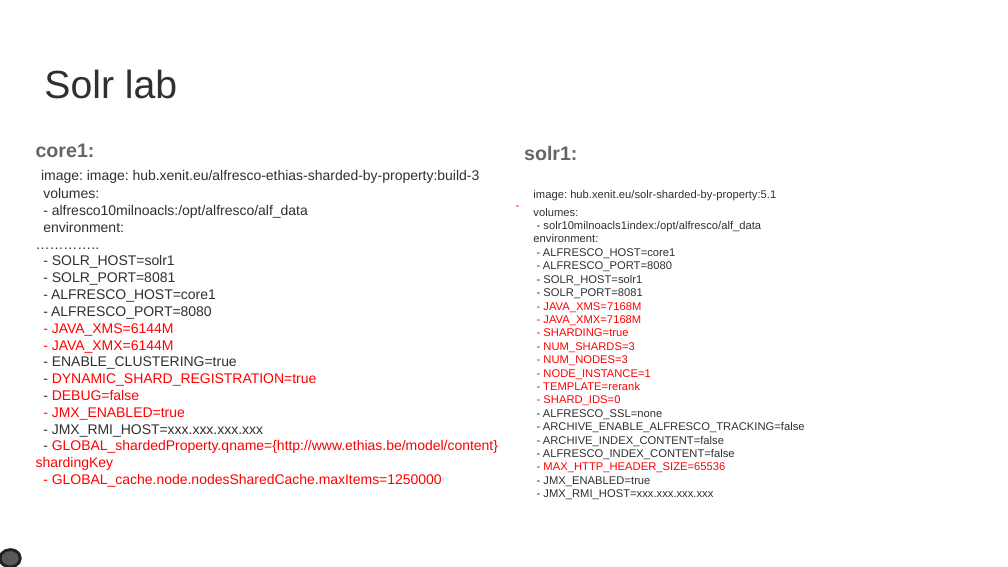
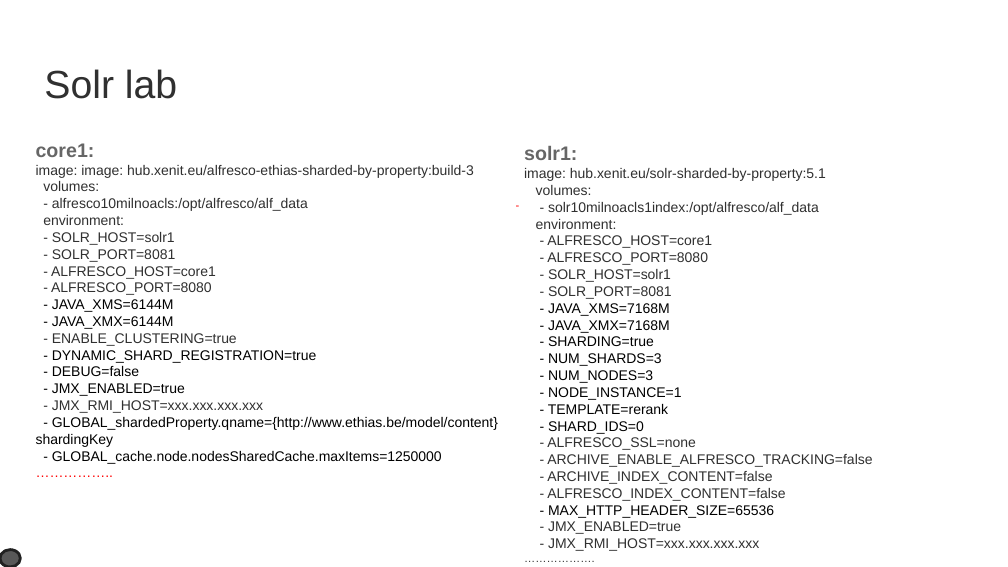
Before and after one commit to OrderOfTheBee/beecon, a slide deck: slide 10 of 2017/assets/files/L21/BeeCon2017.odp. Drawn at 1008x567 pixels with LibreOffice and Linux fonts; fonts in the diff are those of the drawing; background and template pictures are left out. Boxes give left, top, right and bottom in pixels: in the first picture for what was removed or moved away, otherwise in the second. Text is boxed around its words. In the diff, an @@ line names an element or a change of style, - is before the commit and + after.

```diff
--- a/2017/assets/files/L21/BeeCon2017.odp
+++ b/2017/assets/files/L21/BeeCon2017.odp
@@ text at (36,143,498,464): text changed @@
-core1:
-image: image: hub.xenit.eu/alfresco-ethias-sharded-by-property:build-3
-volumes:
-- alfresco10milnoacls:/opt/alfresco/alf_data
-environment:
-…………..
-- SOLR_HOST=solr1
-- SOLR_PORT=8081
-- ALFRESCO_HOST=core1
-- ALFRESCO_PORT=8080
-- JAVA_XMS=6144M
-- JAVA_XMX=6144M
-- ENABLE_CLUSTERING=true
-- DYNAMIC_SHARD_REGISTRATION=true
-- DEBUG=false
-- JMX_ENABLED=true
-- JMX_RMI_HOST=xxx.xxx.xxx.xxx
-- GLOBAL_shardedProperty.qname={http://www.ethias.be/model/content}shardingKey
-- GLOBAL_cache.node.nodesSharedCache.maxItems=1250000
+core1:
+image: image: hub.xenit.eu/alfresco-ethias-sharded-by-property:build-3
+volumes:
+- alfresco10milnoacls:/opt/alfresco/alf_data
+environment:
+- SOLR_HOST=solr1
+- SOLR_PORT=8081
+- ALFRESCO_HOST=core1
+- ALFRESCO_PORT=8080
+- JAVA_XMS=6144M
+- JAVA_XMX=6144M
+- ENABLE_CLUSTERING=true
+- DYNAMIC_SHARD_REGISTRATION=true
+- DEBUG=false
+- JMX_ENABLED=true
+- JMX_RMI_HOST=xxx.xxx.xxx.xxx
+- GLOBAL_shardedProperty.qname={http://www.ethias.be/model/content}shardingKey
+- GLOBAL_cache.node.nodesSharedCache.maxItems=1250000
+……………..
@@ text at (524,146,872,551): text changed; size 8 to 10 pt @@
-solr1:
-image: hub.xenit.eu/solr-sharded-by-property:5.1
-volumes:
-- solr10milnoacls1index:/opt/alfresco/alf_data
-environment:
-- ALFRESCO_HOST=core1
-- ALFRESCO_PORT=8080
-- SOLR_HOST=solr1
-- SOLR_PORT=8081
-- JAVA_XMS=7168M
-- JAVA_XMX=7168M
-- SHARDING=true
-- NUM_SHARDS=3
-- NUM_NODES=3
-- NODE_INSTANCE=1
-- TEMPLATE=rerank
-- SHARD_IDS=0
-- ALFRESCO_SSL=none
-- ARCHIVE_ENABLE_ALFRESCO_TRACKING=false
-- ARCHIVE_INDEX_CONTENT=false
-- ALFRESCO_INDEX_CONTENT=false
-- MAX_HTTP_HEADER_SIZE=65536
-- JMX_ENABLED=true
-- JMX_RMI_HOST=xxx.xxx.xxx.xxx
+solr1:
+image: hub.xenit.eu/solr-sharded-by-property:5.1
+volumes:
+- solr10milnoacls1index:/opt/alfresco/alf_data
+environment:
+- ALFRESCO_HOST=core1
+- ALFRESCO_PORT=8080
+- SOLR_HOST=solr1
+- SOLR_PORT=8081
+- JAVA_XMS=7168M
+- JAVA_XMX=7168M
+- SHARDING=true
+- NUM_SHARDS=3
+- NUM_NODES=3
+- NODE_INSTANCE=1
+- TEMPLATE=rerank
+- SHARD_IDS=0
+- ALFRESCO_SSL=none
+- ARCHIVE_ENABLE_ALFRESCO_TRACKING=false
+- ARCHIVE_INDEX_CONTENT=false
+- ALFRESCO_INDEX_CONTENT=false
+- MAX_HTTP_HEADER_SIZE=65536
+- JMX_ENABLED=true
+- JMX_RMI_HOST=xxx.xxx.xxx.xxx
+……………….
```
Also in this commit, not shown: 2 other slides changed, 9 other files.
